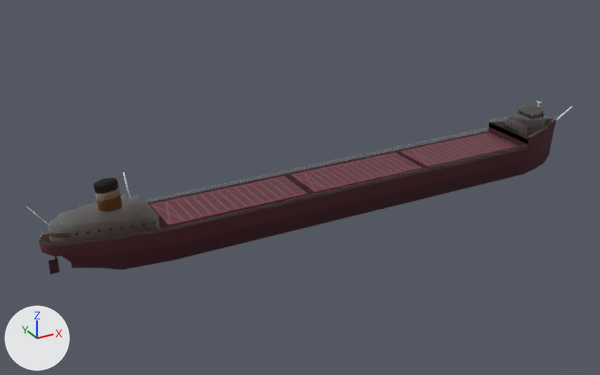
An edit to the Blender file laker.blend, drawn before and after from the same camera.
Rendered twice from a 50 mm camera at (-140.1, -217.9, 117.1) aimed at (-17.6, 5.0, 5.7). The lights are fixed; the arrows at lower left show +X, +Y and +Z.

Names of what the first picture shows: 'Crew quarters', 'Hatch #1', 'Hatch #2', 'Hatch #3', 'Hull', 'Stack CSL', 'Wheelhouse'.
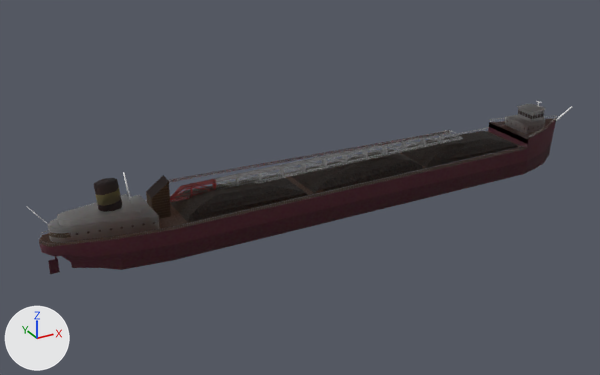
Where the change shows, as pixel boxes [x1, y1, x2, y2] in the pictures (600 x 375 px):
'Deck crane', shown: after [146, 130, 464, 219]
'Hatch #3', hidden (brown): before [150, 176, 307, 227]
'Bulk load #3', shown: after [170, 175, 307, 222]
'Hatch #2', hidden (brown): before [291, 153, 422, 194]
'Bulk load #2', shown: after [291, 148, 423, 193]
'Bulk load #1', shown: after [400, 131, 518, 168]
'Hatch #1', hidden (brown): before [400, 133, 518, 168]
'Stack CTC', shown: after [94, 178, 122, 212]
'Stack CSL', hidden: before [94, 178, 122, 212]

Patch to the scene script:
```diff
--- a/laker.blend.py
+++ b/laker.blend.py
@@ me_cube_003 @@
 me_cube_003.from_pydata(...)  # 16 vertices, 5 faces, 6 loose edges; spans x -0.364..0.349, y -0.705..0.705, z -0.82..-0.092
-me_cube_003.materials.append(mat_hatch)  # picture img_laker_png
+me_cube_003.materials.append(mat_hull)
@@ me_cube_006 @@
 me_cube_006.from_pydata(...)  # 16 vertices, 5 faces, 6 loose edges; spans x -0.348..0.341, y -0.705..0.705, z -0.728..0.0
-me_cube_006.materials.append(mat_hatch)  # picture img_laker_png
+me_cube_006.materials.append(mat_hull)
@@ me_cube_001 @@
 me_cube_001.from_pydata(...)  # 16 vertices, 5 faces, 6 loose edges; spans x -0.364..0.424, y -0.705..0.705, z -0.82..-0.092
-me_cube_001.materials.append(mat_hatch)  # picture img_laker_png
+me_cube_001.materials.append(mat_hull)
@@ me_cube_005 @@
 me_cube_005.from_pydata(...)  # 24 vertices, 17 faces, 2 loose edges; spans x -0.35..0.34, y -0.74..0.74, z -0.73..4.04
-me_cube_005.materials.append(mat_hatch_001)  # picture img_laker_png
+me_cube_005.materials.append(mat_hull)
@@ me_cube_008 @@
 me_cube_008.from_pydata(...)  # 24 vertices, 17 faces, 2 loose edges; spans x -0.35..0.34, y -0.74..0.74, z -0.73..4.04
-me_cube_008.materials.append(mat_hatch_003)  # picture img_laker_png
+me_cube_008.materials.append(mat_hull)
@@ me_cube_009 @@
 me_cube_009.from_pydata(...)  # 22 vertices, 17 faces, 2 loose edges; spans x -0.39..0.34, y -0.74..0.74, z -0.73..4.04
-me_cube_009.materials.append(mat_hatch_004)  # picture img_laker_png_004
+me_cube_009.materials.append(mat_hull)
@@ ob_hatch__2 @@
 ob_hatch__2.scale = (58.9, 11.5, 1.0)
+ob_hatch__2.hide_set(True)
@@ ob_hatch__1 @@
 ob_hatch__1.scale = (58.9, 11.5, 1.0)
+ob_hatch__1.hide_set(True)
@@ ob_stack_ctc @@
 ob_stack_ctc.scale = (3.5, 2.68, 3.5)
-ob_stack_ctc.hide_set(True)
@@ ob_hatch__3 @@
 ob_hatch__3.scale = (58.9, 11.5, 1.0)
+ob_hatch__3.hide_set(True)
@@ ob_deck_crane @@
 ob_deck_crane.location = (-26.7, -0.8, 15.5)
-ob_deck_crane.hide_set(True)
@@ ob_bulk_load__1 @@
 ob_bulk_load__1.scale = (58.9, 11.5, 1.0)
-ob_bulk_load__1.hide_set(True)
@@ ob_bulk_load__3 @@
 ob_bulk_load__3.scale = (58.9, 11.5, 1.0)
-ob_bulk_load__3.hide_set(True)
@@ ob_stack_csl @@
 ob_stack_csl.scale = (3.5, 2.68, 3.5)
+ob_stack_csl.hide_set(True)
@@ ob_bulk_load__2 @@
 ob_bulk_load__2.scale = (58.9, 11.5, 1.0)
-ob_bulk_load__2.hide_set(True)
```
